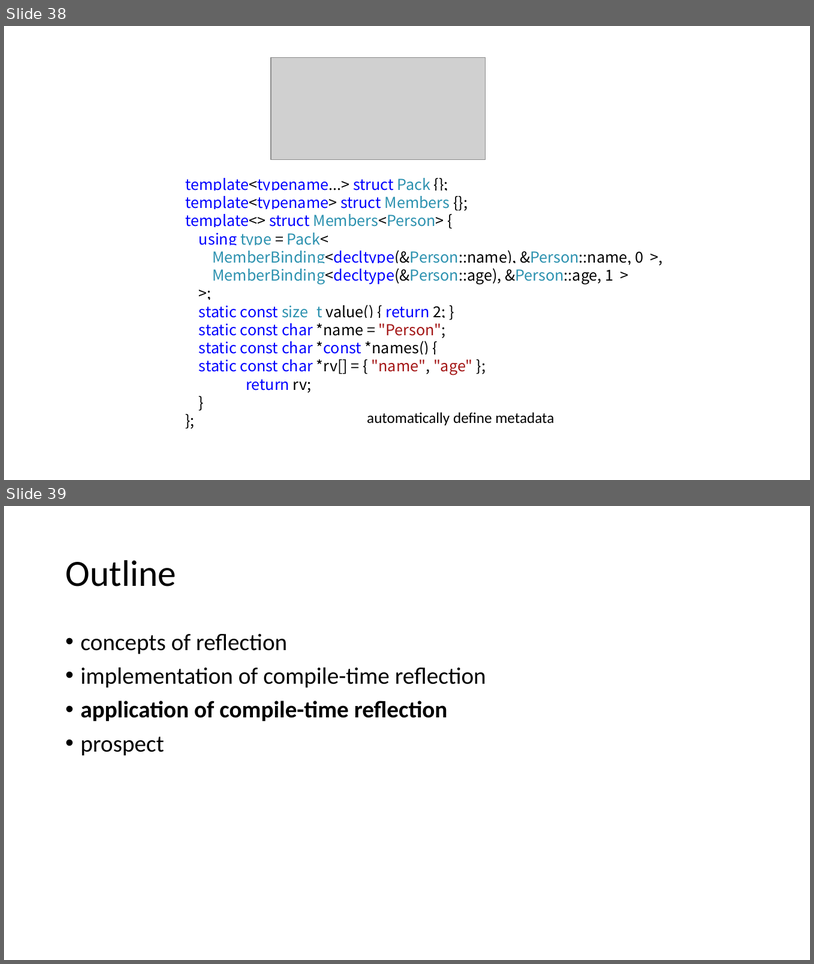
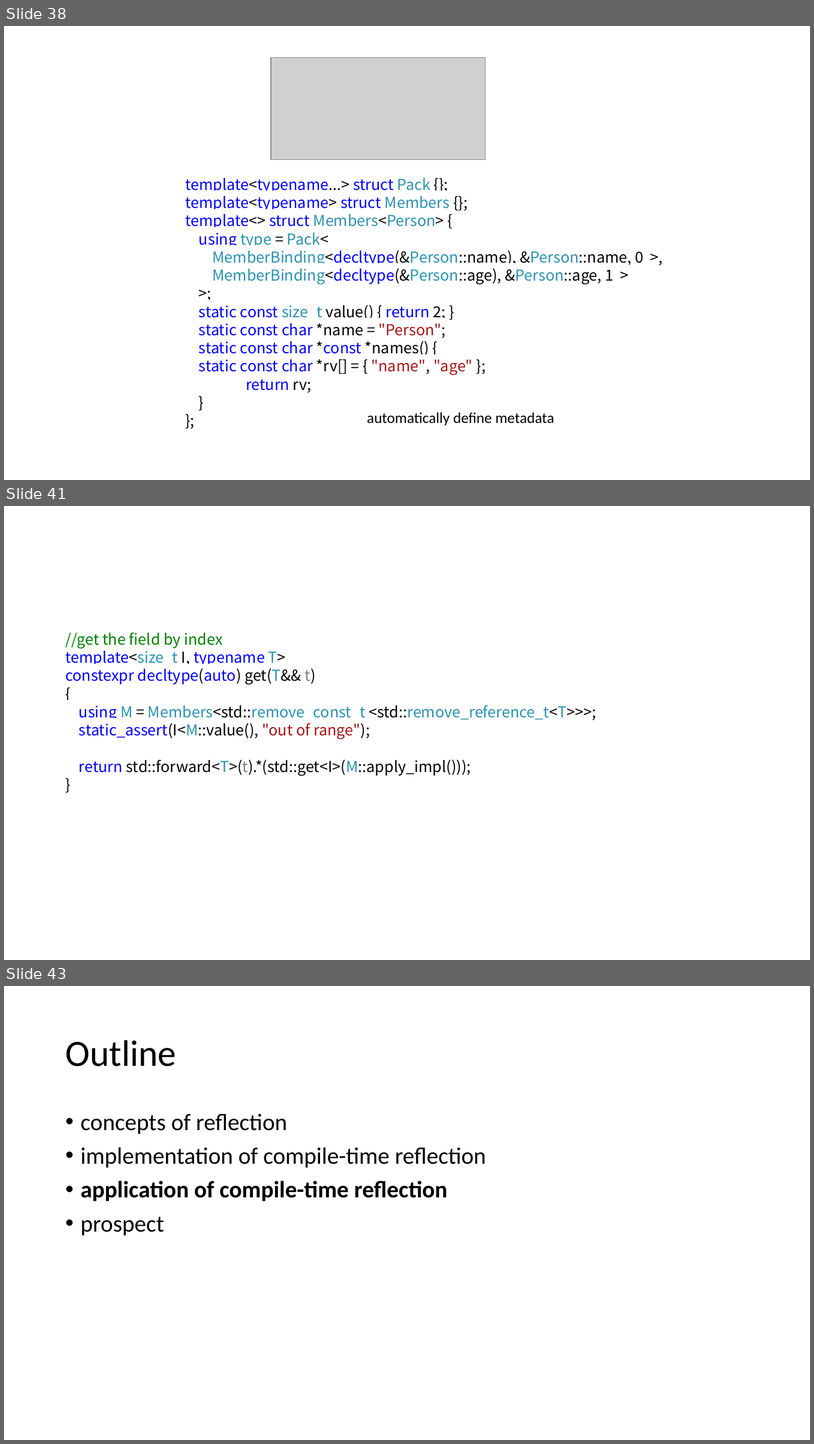
Before and after one commit to qicosmos/cppcon2017, a slide deck: cppcon2017.pptx. Shown one above the other, each under a label of ours: slides 38 and 39 before the commit, slides 38, 41 and 43 after it; the slides between them are not shown. The pictures are 814x964 and 814x1444 pixels, drawn with LibreOffice and Linux fonts; fonts in the diff are those of the drawing; grey boxes stand for pictures. Boxes give left, top, right and bottom in pixels: in the first picture for what was removed or moved away, otherwise in the second. Text is boxed around its words. In the diff, an @@ line names an element or a change of style, - is before the commit and + after.

```diff
--- a/cppcon2017.pptx
+++ b/cppcon2017.pptx
@@ slide 41 added at [4,506,810,960], background #FFFFFF @@
@@ text added at [65,647,597,775], 18 pt, text #000000 @@
+template<size_t I, typename T>
+constexpr decltype(auto) get(T&& t)
+{
+using M = Members<std::remove_const_t <std::remove_reference_t<T>>>;
+static_assert(I<M::value(), "out of range");
+return std::forward<T>(t).*(std::get<I>(M::apply_impl()));
+}
@@ text added at [65,632,223,648], 18 pt, text #008000 @@
+//get the field by index
@@ what was slide 39 is now slide 43 @@
```
Also in this commit, not shown: 1 slide changed, 3 other slides added.
